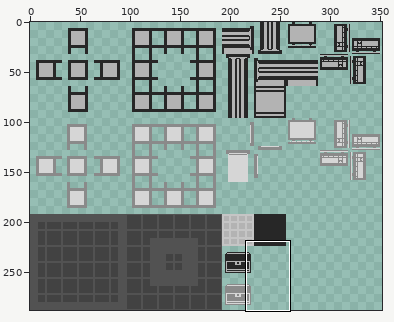
A sprite sheet gets an edit: game assets/Tiles/tileSheet.png. The picture above shows the old version from afar; the outline marks the close-up.
Close-up. Before:
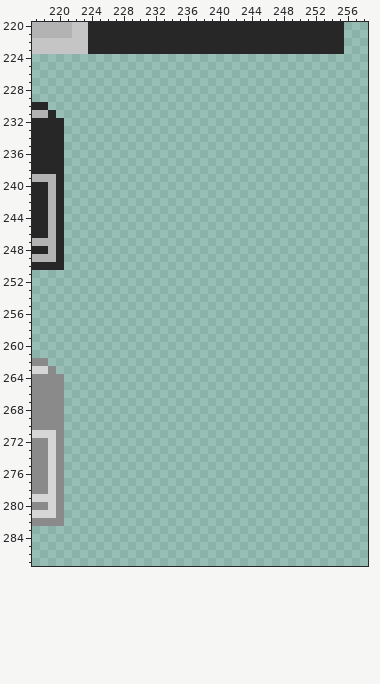
The file is 352x288 pixels. Pixels under 10% opacity are left out. Colours within 5 levels of each other are drawn and written as one. Shown: x 217..258, y 220..287. The commit also changed other parts of the picture, which this record leaves out.
After:
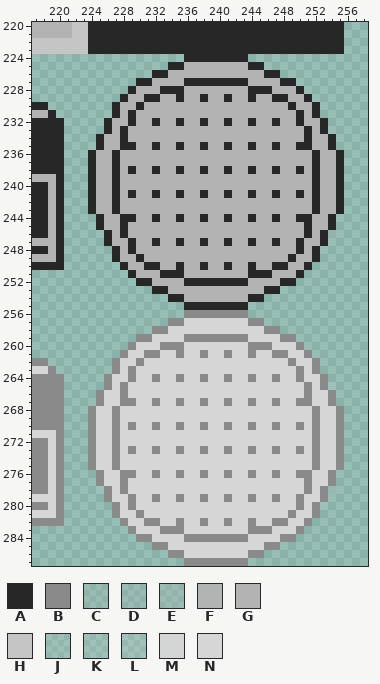
Palette (. is transparent): A #272727  B #8a8a8a  C #b3b3b31c  D #b3b3b325  E #b3b3b32f  F #b3b3b3f9  G #b3b3b3  H #c5c5c5  J #d6d6d61d  K #d6d6d625  L #d6d6d62f  M #d6d6d6f9  N #d6d6d6
Changes in this commit:
Changed rows in their new state; - is an unchanged pixel.
first column x 224:
224 ------------AAAAAAAA------------
225 ----------AAGGGGGGGGAAC---------
226 --------AAGGGGGGGGGGGGAA--------
227 ------AAGGGGAAAAAAAAGGGGAA------
228 -----AGGGAAAGGGGGGGGAAAGGGA-----
229 ----AGGAAGGAGGAGGAGGAGGAAGGA----
230 ---AFGAGGGGGGGGGGGGGGGGGGAGGA---
231 ---AGAGGGGGGGGGGGGGGGGGGGGAGA---
232 --AGGAGGAGGAGGAGGAGGAGGAGGAGGA--
233 --AGAGGGGGGGGGGGGGGGGGGGGGGAGAD-
234 -AGGAGGGGGGGGGGGGGGGGGGGGGGAGGA-
235 -AGGAAGGAGGAGGAGGAGGAGGAGGAAGGA-
236 AGGAGGGGGGGGGGGGGGGGGGGGGGGGAGGA
237 AGGAGGGGGGGGGGGGGGGGGGGGGGGGAGGA
238 AGGAGAGGAGGAGGAGGAGGAGGAGGAGAGGA
239 AGGAGGGGGGGGGGGGGGGGGGGGGGGGAGGA
240 AGGAGGGGGGGGGGGGGGGGGGGGGGGGAGGA
241 AGGAGAGGAGGAGGAGGAGGAGGAGGAGAGGA
242 AGGAGGGGGGGGGGGGGGGGGGGGGGGGAGGA
243 AGGAGGGGGGGGGGGGGGGGGGGGGGGGAGGA
244 -AGGAAGGAGGAGGAGGAGGAGGAGGAAGGA-
245 -AGGAGGGGGGGGGGGGGGGGGGGGGGAGGA-
246 -CAGAGGGGGGGGGGGGGGGGGGGGGGAGAE-
247 --AGGAGGAGGAGGAGGAGGAGGAGGAGGA--
248 ---AGAGGGGGGGGGGGGGGGGGGGGAGAC--
249 ---AGGAGGGGGGGGGGGGGGGGGGAGGA---
250 ----AGGAAGGAGGAGGAGGAGGAAGGA----
251 -----AGGGAAAGGGGGGGGAAAGGGA-----
252 ------AAGGGGAAAAAAAAGGGGAA------
253 --------AAGGGGGGGGGGGGAA--------
254 ----------AAGGGGGGGGAA----------
255 ------------AAAAAAAA------------
256 ------------BBBBBBBB------------
257 ----------BBNNNNNNNNBB----------
258 --------BBNNNNNNNNNNNNBB--------
259 ------BBNNNNBBBBBBBBNNNNBB------
260 -----BNNNBBBNNNNNNNNBBBNNNB-----
261 ----BNNBBNNBNNBNNBNNBNNBBNNB----
262 ---BMNBNNNNNNNNNNNNNNNNNNBNNB---
263 ---BNBNNNNNNNNNNNNNNNNNNNNBNB---
264 --BNNBNNBNNBNNBNNBNNBNNBNNBNNB--
265 --BNBNNNNNNNNNNNNNNNNNNNNNNBNBK-
266 -BNNBNNNNNNNNNNNNNNNNNNNNNNBNNB-
267 -BNNBBNNBNNBNNBNNBNNBNNBNNBBNNB-
268 BNNBNNNNNNNNNNNNNNNNNNNNNNNNBNNB
269 BNNBNNNNNNNNNNNNNNNNNNNNNNNNBNNB
270 BNNBNBNNBNNBNNBNNBNNBNNBNNBNBNNB
271 BNNBNNNNNNNNNNNNNNNNNNNNNNNNBNNB
272 BNNBNNNNNNNNNNNNNNNNNNNNNNNNBNNB
273 BNNBNBNNBNNBNNBNNBNNBNNBNNBNBNNB
274 BNNBNNNNNNNNNNNNNNNNNNNNNNNNBNNB
275 BNNBNNNNNNNNNNNNNNNNNNNNNNNNBNNB
276 -BNNBBNNBNNBNNBNNBNNBNNBNNBBNNB-
277 -BNNBNNNNNNNNNNNNNNNNNNNNNNBNNB-
278 -JBNBNNNNNNNNNNNNNNNNNNNNNNBNBL-
279 --BNNBNNBNNBNNBNNBNNBNNBNNBNNB--
280 ---BNBNNNNNNNNNNNNNNNNNNNNBNBJ--
281 ---BNNBNNNNNNNNNNNNNNNNNNBNNB---
282 ----BNNBBNNBNNBNNBNNBNNBBNNB----
283 -----BNNNBBBNNNNNNNNBBBNNNB-----
284 ------BBNNNNBBBBBBBBNNNNBB------
285 --------BBNNNNNNNNNNNNBB--------
286 ----------BBNNNNNNNNBB----------
287 ------------BBBBBBBB------------
Boxes around the changes in both close-ups, in picture pixels (x1, y1, x2, y2):
added: (88, 54, 344, 566)
